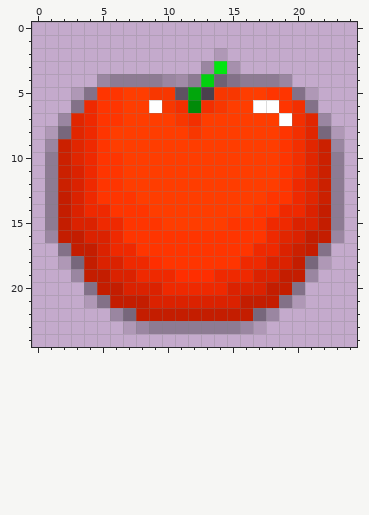
Pixel-art sprite -- src/main/java/snake/snake_game/images/apple.png. This is how it looked before the edit.
The file is 75x75 pixels, drawn in blocks of 3x3; one block is one cell here. Pixels under 10% opacity are left out. Colours within 5 levels of each other are drawn and written as one.
The result:
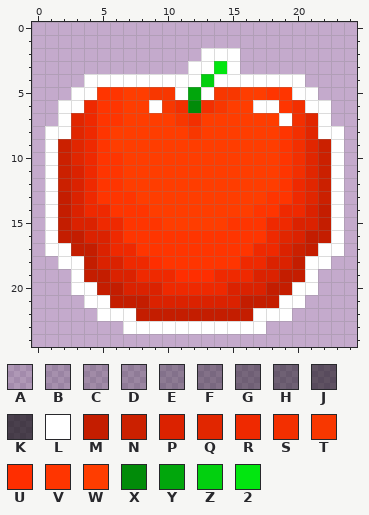
Palette (. is transparent): A #0000001b  B #00000027  C #0000002e  D #00000036  E #00000047  F #00000055  G #00000064  H #0000006e  J #00000084  K #0000009f  L #ffffff  M #c41d00  N #cb2000  P #db2200  Q #e12600  R #ef2900  S #f32f00  T #f83700  U #ff2e00  V #ff3500  W #ff3d00  X #018b09  Y #01a60c  Z #02d00f  2 #02e610
Diff:
{"y":2,"x":13,"old":".A.","new":"LLL"}
{"y":3,"x":12,"old":".D","new":"LL"}
{"y":3,"x":15,"old":"B","new":"L"}
{"y":4,"x":4,"old":".DEEEEDCE","new":"LLLLLLLLL"}
{"y":4,"x":14,"old":"HFEEED.","new":"LLLLLLL"}
{"y":5,"x":3,"old":"AF","new":"LL"}
{"y":5,"x":11,"old":"J","new":"L"}
{"y":5,"x":13,"old":"K","new":"L"}
{"y":5,"x":20,"old":"FA","new":"LL"}
{"y":6,"x":2,"old":".F","new":"LL"}
{"y":6,"x":21,"old":"F.","new":"LL"}
{"y":7,"x":2,"old":"D","new":"L"}
{"y":7,"x":22,"old":"D","new":"L"}
{"y":8,"x":1,"old":"AG","new":"LL"}
{"y":8,"x":22,"old":"GA","new":"LL"}
{"y":9,"x":1,"old":"D","new":"L"}
{"y":9,"x":23,"old":"D","new":"L"}
{"y":10,"x":1,"old":"E","new":"L"}
{"y":10,"x":23,"old":"E","new":"L"}
{"y":11,"x":1,"old":"E","new":"L"}
{"y":11,"x":23,"old":"E","new":"L"}
{"y":12,"x":1,"old":"E","new":"L"}
{"y":12,"x":23,"old":"E","new":"L"}
{"y":13,"x":1,"old":"E","new":"L"}
{"y":13,"x":23,"old":"E","new":"L"}
{"y":14,"x":1,"old":"E","new":"L"}
{"y":14,"x":23,"old":"E","new":"L"}
{"y":15,"x":1,"old":"E","new":"L"}
{"y":15,"x":23,"old":"E","new":"L"}
{"y":16,"x":1,"old":"D","new":"L"}
{"y":16,"x":23,"old":"D","new":"L"}
{"y":17,"x":1,"old":".F","new":"LL"}
{"y":17,"x":22,"old":"F.","new":"LL"}
{"y":18,"x":2,"old":"AG","new":"LL"}
{"y":18,"x":21,"old":"GA","new":"LL"}
{"y":19,"x":3,"old":"D","new":"L"}
{"y":19,"x":21,"old":"D","new":"L"}
{"y":20,"x":3,"old":".F","new":"LL"}
{"y":20,"x":20,"old":"F.","new":"LL"}
{"y":21,"x":4,"old":"AF","new":"LL"}
{"y":21,"x":19,"old":"FA","new":"LL"}
{"y":22,"x":5,"old":".DG","new":"LLL"}
{"y":22,"x":17,"old":"GD.","new":"LLL"}
{"y":23,"x":7,"old":"ADEEEEEEEDA","new":"LLLLLLLLLLL"}
{"label":"changed","picture_box":[45,48,344,334]}
